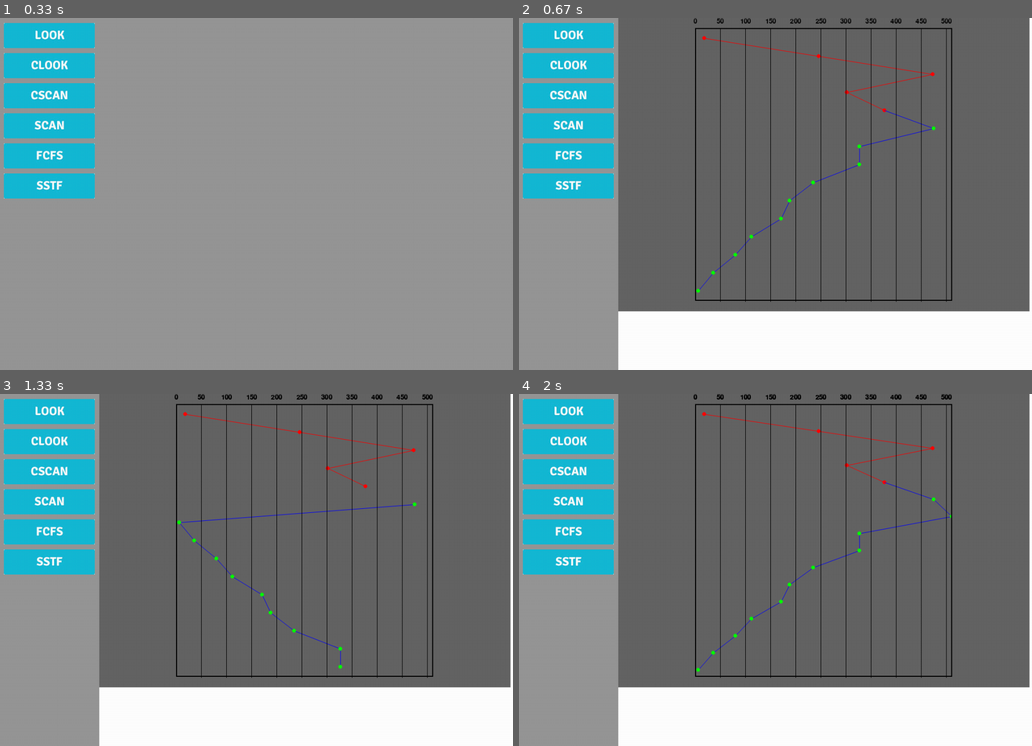
Above: before the commit, frames 1-4 (two rows, left to right).
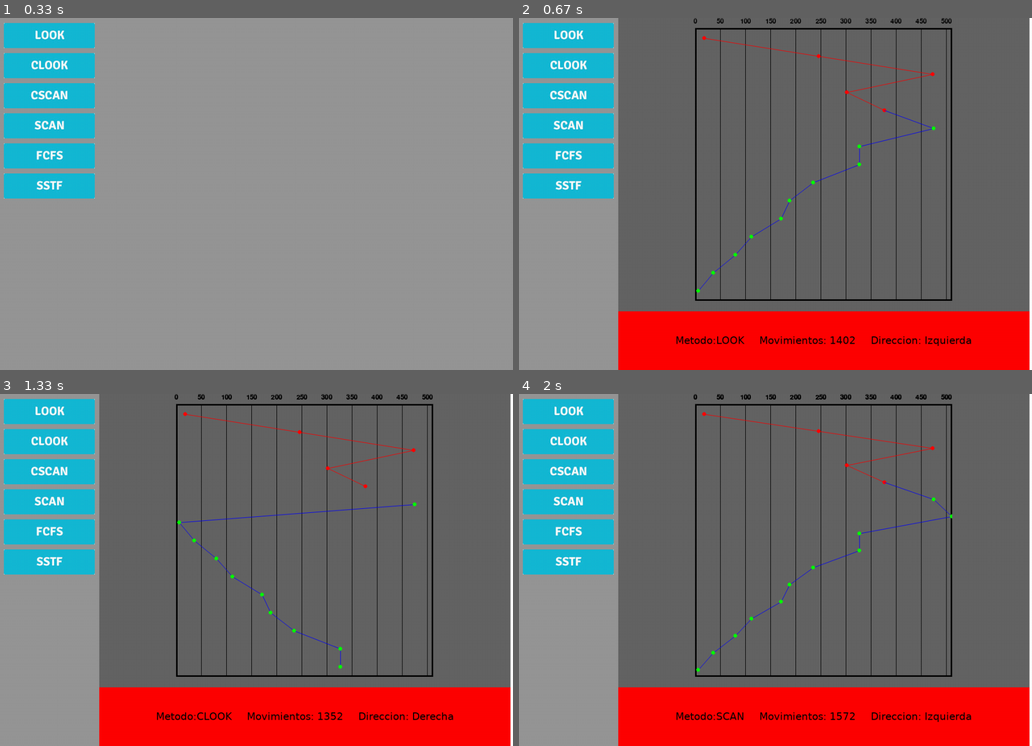
Above: after the commit, the same moments.

Repository: farfanoide/simuladorHDD
Game: pygame game, started from classTest.py
Two runs of this game, one before a commit and one after it. Both use one fixed random seed, a clock stepped at 60 frames per second and the inputs below. The source is Python 2; it was converted automatically to run under Python 3.
Inputs (mouse positions are in pixels of both pictures, inside the frame that each line leads up to):
- Up to frame 1 (0.33 s): no input
- Up to frame 2 (0.67 s): click (565, 35) at 0.38 s
- Up to frame 3 (1.33 s): click (46, 439) at 0.83 s
- Up to frame 4 (2 s): click (565, 503) at 1.42 s

Frame 1 is identical in both runs. In frame 2, 14% of the frame differs, in the area x 19-100%, y 3-100%; in frame 3, 14%; in frame 4, 14%.

Commit message:
Graphics working smoothly

Diff:
--- a/classTest.py
+++ b/classTest.py
@@ -69,6 +69,7 @@
                 movs = str(results[0][1])
                 dire = results[0][2]
                 g.print_graphic(reqs)
+                g.print_leyends(results[1],results[0][1],results[0][2])
                 screen.blit(g.graphic_screen,(200,0))
                 # g.graphic_screen.blit(g.graphic.canvas_sfc,(0,0))
                 #pygame.display.flip()
--- a/gui/graphic.py
+++ b/gui/graphic.py
@@ -5,6 +5,7 @@
 
 
 class Graphic():
+    """Class wich represents the graph area of the screen"""
 
     def __init__(self, rect, bkg_colour, grid_width, pad=20):
         self.bkg_colour = bkg_colour
@@ -14,36 +15,37 @@
         self.width = rect[2]
         self.height = rect[3]
         self.padding = pad
+        #This surface is the graph area with contains the grid with it's labels.
         self.canvas_sfc = pygame.Surface((self.width, self.height))
         self.canvas_sfc.fill(self.bkg_colour)
+        ##      Setting the grid
+        #   x_coor is the horizontal corrdinate for the grid to be centered
         x_coor = (self.width - grid_width) / 2
         self.grid_rect = (x_coor, self.padding, grid_width,
-                self.height - 2 * self.padding - 1)
+                self.height - 2 * self.padding -1)
+        # Graph surface wich will contain grid + lines
         self.graphic_sfc = pygame.Surface((self.grid_rect[2], self.grid_rect[3]))
-
-        #TODO: LLENAR CON TRANSPARENCIA
         self.graphic_sfc.fill(self.bkg_colour)
-        #self.graphic_sfc.set_colorkey(self.bkg_colour)
-        self.canvas_sfc.blit(self.graphic_sfc, (self.grid_rect[0],self.grid_rect[1]))
-
-        #just for debuggin purpose. Uncoment to see the size of the surface
-        #pygame.draw.rect(self.canvas_sfc,(0,0,0),rect,1)
 
     def draw_grid(self, hspacing=0, vspacing=0, gridColour=(0, 0, 0)):
+        """ Draws the grid of the graphic"""
         # Let's draw the contour of the graphic
-        pygame.draw.rect(self.canvas_sfc, gridColour, self.grid_rect, 2)
+        self.graphic_sfc.fill(self.bkg_colour)
+        pygame.draw.rect(self.graphic_sfc, gridColour, (0,0,self.grid_rect[2],self.grid_rect[3]), 3)
         # Now the horizontal lines
         if hspacing:
             for i in range(hspacing, self.grid_rect[2], hspacing):
-                pygame.draw.aaline(self.canvas_sfc, gridColour, (
-                    i + self.grid_rect[0], self.padding), (i + self.grid_rect[0], self.height - self.padding))
+                pygame.draw.aaline(self.graphic_sfc, gridColour, (
+                    i, 0), (i , self.grid_rect[3]))
         # Finally vertical lines
         if vspacing:
             for i in range(vspacing, self.grid_rect[2], vspacing):
-                pygame.draw.aaline(self.canvas_sfc, gridColour, (
-                    self.padding, self.padding + i), (self.padding + self.grid_rect[0], self.padding + i))
+                pygame.draw.aaline(self.graphic_sfc, gridColour, (
+                    0,  i), (self.grid_rect[0], i))
+        self.canvas_sfc.blit(self.graphic_sfc,self.grid_rect)
 
     def label_grid(self, hspacing):
+        """Draws the label of the graphic"""
         pygame.font.init()
         grid_ax_x   = self.grid_rect[0]
         grid_ax_y   = self.grid_rect[1]
@@ -59,9 +61,6 @@
 
     def draw_graphic(self, coordinates, img=''):
         """this function takes the coordinates given by any algorithm and draws them in the grid"""
-        self.graphic_sfc.fill(self.bkg_colour)
-        #self.graphic_sfc.set_colorkey(self.bkg_colour)
-        #self.canvas_sfc.blit(self.graphic_sfc,(self.grid_rect[0],self.grid_rect[1]))
         print coordinates
         for x in range(len(coordinates)):
             if coordinates[x]:
@@ -92,5 +91,4 @@
                     for element in coordinates[x]:
                         self.graphic_sfc.blit(image_sfc,element)
 
-        self.canvas_sfc.blit(self.graphic_sfc,(self.grid_rect[0],self.grid_rect[1]))
-        pygame.display.update()
+        self.canvas_sfc.blit(self.graphic_sfc,self.grid_rect)
--- a/gui/screen_algorithms.py
+++ b/gui/screen_algorithms.py
@@ -9,7 +9,6 @@
 
     """Class that handle the graphics section of the main screen"""
     def __init__(self, size, bkg_colour, simulation):
-        # self.size = size
         self.width = size[0]
         self.height = size[1]
         self.graphic_screen = pygame.Surface(size)
@@ -17,8 +16,9 @@
         self.bkg_colour = bkg_colour
         self.simulation = simulation
         self.graphic = Graphic((int(self.width*1/5), 0, int(self.width*4/5), int(self.height*5/6)), (100,100,100), self.simulation.max_tracks+1)
-        # just for debuggin purpose. Uncoment to see the size of the surface
-        #pygame.draw.rect(self.graphic_screen,(0,0,0),(0,0,self.size[0],self.size[1]),1)
+        self.leyend_sfc = pygame.Surface((int(self.width*4/5),int(self.height) - int(self.height*5/6)))
+        self.leyend_sfc.fill((255,0,0))
+        self.graphic_screen.blit(self.leyend_sfc,(0,int(self.height*5/6) ))
 
     def __calculate_coordinates(self, requirements):
         reqs_quantity = 0
@@ -46,39 +46,42 @@
     def print_canvas(self):
         self.graphic.draw_grid(50)
         self.graphic.label_grid(50)
+        self.graphic.canvas_sfc.blit(self.graphic.graphic_sfc,self.graphic.grid_rect)
         self.graphic_screen.blit(self.graphic.canvas_sfc, (0,0))
 
     def print_graphic(self, list_reqs):
+        self.print_canvas()
         self.graphic.draw_graphic(self.__calculate_coordinates(list_reqs))
-        self.print_canvas()
         self.graphic_screen.blit(self.graphic.canvas_sfc,(0,0))
 
-        # self.graphic_screen.blit(self.graphic.graphic_sfc, (self.graphic.ax_x, self.graphic.ax_y))
 
     def print_leyends(self, algorithm='Algoritmo', movements='movs', direction="derOizq"):
+        self.leyend_sfc.fill(((255,0,0)))
         if direction:
             directiontxt = 'Derecha'
         else:
             directiontxt = 'Izquierda'
         leyend = 'Metodo:' + algorithm + '     Movimientos: ' + \
-             movements + '     Direccion: ' + directiontxt
+            str(movements) + '     Direccion: ' + directiontxt
         pygame.font.init()
         # Let's make the font obj match the space available
-        font_size = 100
-        leyend_Font = pygame.font.SysFont(None,font_size)
-        while ((leyend_Font.size(leyend)[1] > self.height / 4) or (leyend_Font.size(leyend)[0] > self.width * 3/4)):
+        font_size = 500
+        leyend_Font = pygame.font.SysFont("ubuntu",font_size)
+        while ((leyend_Font.size(leyend)[1] > self.leyend_sfc.get_height()) or (leyend_Font.size(leyend)[0] > self.leyend_sfc.get_width())):
             font_size -= 10
-            leyend_Font = pygame.font.SysFont(None,font_size)
+            leyend_Font = pygame.font.SysFont("ubuntu",font_size)
 
         # Now make the Surface with the font
-        leyend_surface = leyend_Font.render(leyend, True, (0, 0, 0))
+        txt_surface = leyend_Font.render(leyend, True, (0, 0, 0))
         #center the surface in the available space
-        rect_sfc = leyend_surface.get_rect()
-        rect_sfc[1] = 3* self.height/4 + (self.height/4 - leyend_surface.get_height()) /2
-        rect_sfc[0] = (3* self.width /4 - leyend_surface.get_width())/2
+        rect_sfc = txt_surface.get_rect()
+        print rect_sfc
+        rect_sfc[1] =(self.leyend_sfc.get_height() - txt_surface.get_height()) /2
+        rect_sfc[0] = (self.leyend_sfc.get_width() - txt_surface.get_width())/2
 
         #Finally we blit the surface with de centered coordinates
-        self.graphic_screen.blit(leyend_surface, rect_sfc)
+        self.leyend_sfc.blit(txt_surface, rect_sfc)
+        self.graphic_screen.blit(self.leyend_sfc,(0,int(self.height*5/6) ))
 
         return rect_sfc
 
